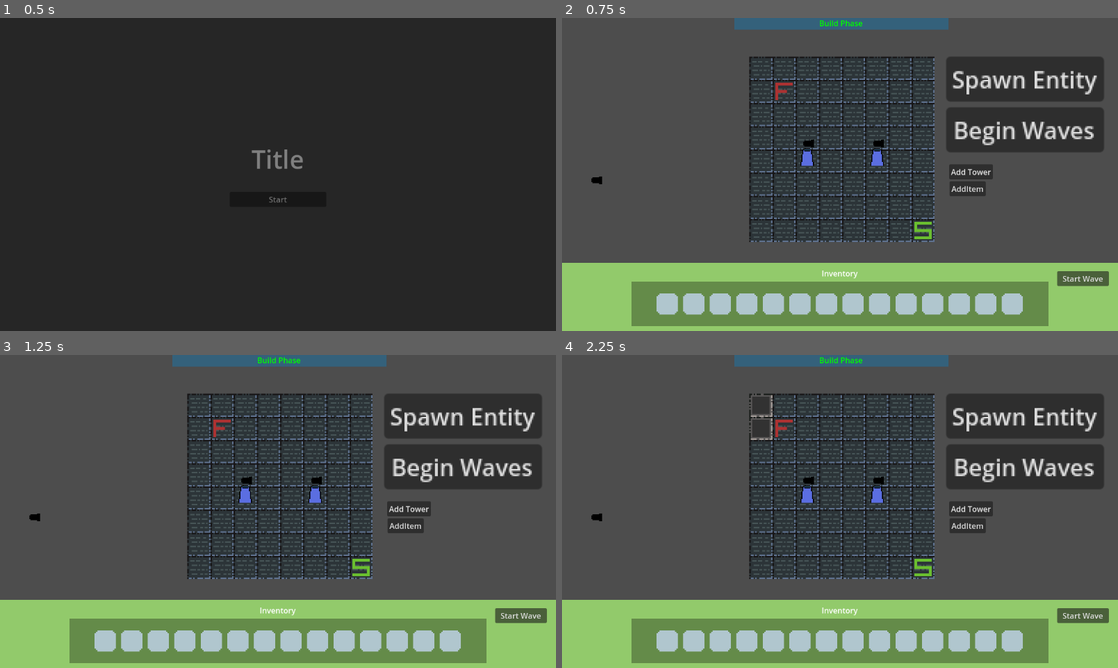
Above: before the commit, frames 1-4 (two rows, left to right).
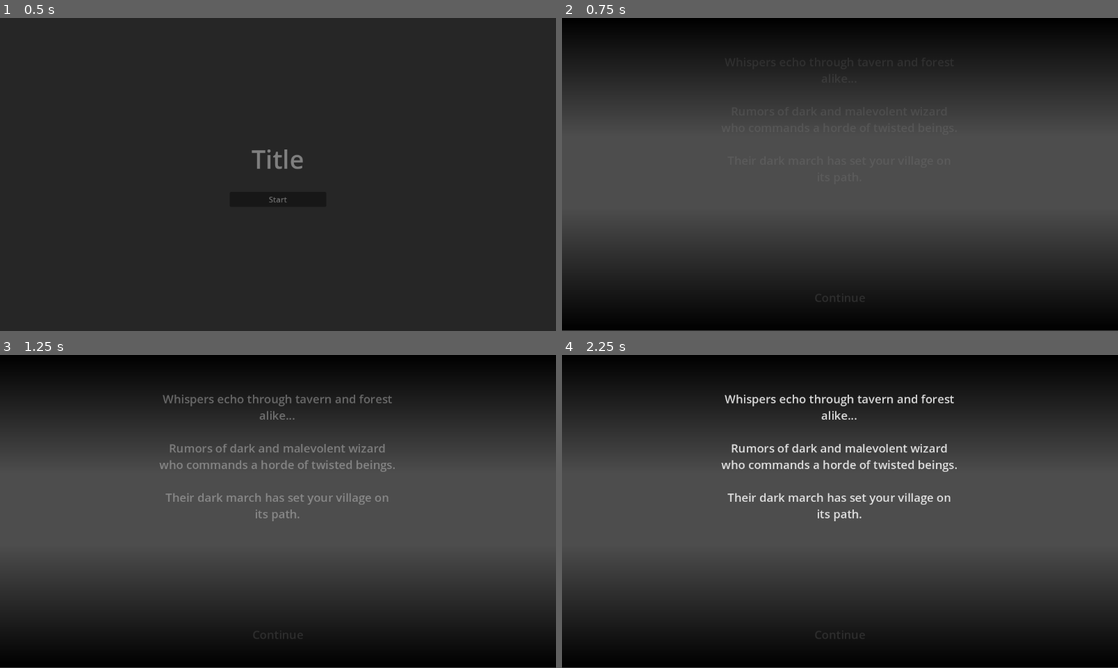
Above: after the commit, the same moments.

Repository: Shmupo/BrackeysGJ-TdGame
Game: Godot game, scene res://Scenes/MainMenu.tscn
Two runs of this game, one before a commit and one after it. Both use one fixed random seed, a clock stepped at 60 frames per second and the inputs below. This scene is started directly instead of the project's main scene.
Inputs (mouse positions are in pixels of both pictures, inside the frame that each line leads up to):
- Up to frame 1 (0.5 s): no input
- Up to frame 2 (0.75 s): click "Start" at 0.5 s
- Up to frame 3 (1.25 s): no input
- Up to frame 4 (2.25 s): click (762, 405) at 1.27 s; click (762, 426) at 2.02 s

Frame 1 is identical in both runs. In frame 2, 60% of the frame differs, in the area x 0-100%, y 0-100%; in frame 3, 60%; in frame 4, 60%.

Commit message:
Added story text screen, Black Screen Transitions

Diff:
--- /dev/null
+++ b/Scenes/Components/DisappearingBlackScreen.tscn
@@ -0,0 +1,9 @@
+[gd_scene load_steps=2 format=3 uid="uid://vucdetswbjmi"]
+
+[ext_resource type="Script" path="res://Scripts/UIMenus/DisappearingBlackScreen.gd" id="1_l3xds"]
+
+[node name="DisappearingBlackScreen" type="ColorRect"]
+offset_right = 1152.0
+offset_bottom = 648.0
+color = Color(0, 0, 0, 1)
+script = ExtResource("1_l3xds")
--- a/Scenes/Components/TutorialUI.tscn
+++ b/Scenes/Components/TutorialUI.tscn
@@ -1,16 +1,42 @@
-[gd_scene load_steps=2 format=3 uid="uid://hesw7o41aud4"]
+[gd_scene load_steps=14 format=3 uid="uid://hesw7o41aud4"]
 
 [ext_resource type="Script" path="res://Scripts/UIMenus/TutorialUI.gd" id="1_1wodi"]
+
+[sub_resource type="Gradient" id="Gradient_erlnf"]
+offsets = PackedFloat32Array(0.181818, 1)
+colors = PackedColorArray(0, 0, 0, 1, 0, 0, 0, 0)
+
+[sub_resource type="GradientTexture1D" id="GradientTexture1D_kqsgx"]
+gradient = SubResource("Gradient_erlnf")
+
+[sub_resource type="StyleBoxEmpty" id="StyleBoxEmpty_2cihf"]
+
+[sub_resource type="StyleBoxEmpty" id="StyleBoxEmpty_rxfms"]
+
+[sub_resource type="StyleBoxEmpty" id="StyleBoxEmpty_cxlma"]
+
+[sub_resource type="StyleBoxEmpty" id="StyleBoxEmpty_j62bw"]
+
+[sub_resource type="StyleBoxEmpty" id="StyleBoxEmpty_58njf"]
+
+[sub_resource type="StyleBoxEmpty" id="StyleBoxEmpty_gjoix"]
+
+[sub_resource type="StyleBoxEmpty" id="StyleBoxEmpty_w8wdq"]
+
+[sub_resource type="StyleBoxFlat" id="StyleBoxFlat_c0fm0"]
+
+[sub_resource type="StyleBoxFlat" id="StyleBoxFlat_cldi6"]
+
+[sub_resource type="StyleBoxFlat" id="StyleBoxFlat_jmt4j"]
+bg_color = Color(1, 1, 1, 1)
 
 [node name="TutorialUi" type="Node2D"]
 script = ExtResource("1_1wodi")
 
-[node name="ColorRect" type="ColorRect" parent="."]
-offset_left = 1.0
-offset_top = 40.0
-offset_right = 343.0
-offset_bottom = 649.0
-color = Color(0, 0, 0, 1)
+[node name="BgSprite2D" type="Sprite2D" parent="."]
+position = Vector2(171.25, 40)
+scale = Vector2(1.33398, 608)
+texture = SubResource("GradientTexture1D_kqsgx")
 
 [node name="ShowButton" type="Button" parent="."]
 offset_left = 2.0
@@ -25,6 +51,13 @@
 offset_right = 343.0
 offset_bottom = 649.0
 theme_override_constants/outline_size = 6
+theme_override_styles/tab_focus = SubResource("StyleBoxEmpty_2cihf")
+theme_override_styles/tab_disabled = SubResource("StyleBoxEmpty_rxfms")
+theme_override_styles/tabbar_background = SubResource("StyleBoxEmpty_cxlma")
+theme_override_styles/panel = SubResource("StyleBoxEmpty_j62bw")
+theme_override_styles/tab_selected = SubResource("StyleBoxEmpty_58njf")
+theme_override_styles/tab_hovered = SubResource("StyleBoxEmpty_gjoix")
+theme_override_styles/tab_unselected = SubResource("StyleBoxEmpty_w8wdq")
 current_tab = 0
 tabs_visible = false
 
@@ -170,19 +203,25 @@
 
 Make sure you have placed your towers and paths carefully - you cannot change these while the wave is active."
 fit_content = true
-
-[node name="PreviousButton" type="Button" parent="."]
-offset_left = 14.0
-offset_top = 589.0
-offset_right = 109.0
-offset_bottom = 634.0
-text = "Previous"
 
 [node name="NextButton" type="Button" parent="."]
 offset_left = 232.0
 offset_top = 589.0
 offset_right = 328.0
 offset_bottom = 633.0
+theme_override_colors/font_hover_pressed_color = Color(0, 0, 0, 1)
+theme_override_colors/font_hover_color = Color(0, 0, 0, 1)
+theme_override_colors/font_pressed_color = Color(0, 0, 0, 1)
+theme_override_colors/font_focus_color = Color(0, 0, 0, 1)
+theme_override_colors/font_color = Color(0, 0, 0, 1)
+theme_override_colors/font_outline_color = Color(0, 0, 0, 1)
+theme_override_colors/icon_normal_color = Color(0, 0, 0, 1)
+theme_override_colors/icon_focus_color = Color(0, 0, 0, 1)
+theme_override_colors/icon_pressed_color = Color(0, 0, 0, 1)
+theme_override_colors/icon_hover_pressed_color = Color(0, 0, 0, 1)
+theme_override_styles/hover = SubResource("StyleBoxFlat_c0fm0")
+theme_override_styles/pressed = SubResource("StyleBoxFlat_cldi6")
+theme_override_styles/normal = SubResource("StyleBoxFlat_jmt4j")
 text = "Next"
 
 [node name="TabCount" type="RichTextLabel" parent="."]
@@ -192,3 +231,23 @@
 offset_bottom = 631.0
 bbcode_enabled = true
 text = "[center]1/4"
+
+[node name="PreviousButton" type="Button" parent="."]
+offset_left = 18.0
+offset_top = 589.0
+offset_right = 114.0
+offset_bottom = 633.0
+theme_override_colors/font_hover_pressed_color = Color(0, 0, 0, 1)
+theme_override_colors/font_hover_color = Color(0, 0, 0, 1)
+theme_override_colors/font_pressed_color = Color(0, 0, 0, 1)
+theme_override_colors/font_focus_color = Color(0, 0, 0, 1)
+theme_override_colors/font_color = Color(0, 0, 0, 1)
+theme_override_colors/font_outline_color = Color(0, 0, 0, 1)
+theme_override_colors/icon_normal_color = Color(0, 0, 0, 1)
+theme_override_colors/icon_focus_color = Color(0, 0, 0, 1)
+theme_override_colors/icon_pressed_color = Color(0, 0, 0, 1)
+theme_override_colors/icon_hover_pressed_color = Color(0, 0, 0, 1)
+theme_override_styles/hover = SubResource("StyleBoxFlat_c0fm0")
+theme_override_styles/pressed = SubResource("StyleBoxFlat_cldi6")
+theme_override_styles/normal = SubResource("StyleBoxFlat_jmt4j")
+text = "Previous"
--- /dev/null
+++ b/Scenes/StoryTextDisplay.tscn
@@ -0,0 +1,108 @@
+[gd_scene load_steps=10 format=3 uid="uid://dce5huy53ymcd"]
+
+[ext_resource type="Script" path="res://Scripts/StoryTextDisplay/StoryTextDisplay.gd" id="1_l21ns"]
+
+[sub_resource type="Gradient" id="Gradient_26du5"]
+colors = PackedColorArray(0, 0, 0, 1, 0, 0, 0, 0)
+
+[sub_resource type="GradientTexture1D" id="GradientTexture1D_d8g1s"]
+gradient = SubResource("Gradient_26du5")
+
+[sub_resource type="StyleBoxEmpty" id="StyleBoxEmpty_sye2d"]
+
+[sub_resource type="StyleBoxEmpty" id="StyleBoxEmpty_qutgp"]
+
+[sub_resource type="StyleBoxEmpty" id="StyleBoxEmpty_2w84t"]
+
+[sub_resource type="StyleBoxEmpty" id="StyleBoxEmpty_g236h"]
+
+[sub_resource type="StyleBoxEmpty" id="StyleBoxEmpty_2jr26"]
+
+[sub_resource type="StyleBoxEmpty" id="StyleBoxEmpty_yar5w"]
+
+[node name="StoryTextDisplay" type="Node2D"]
+script = ExtResource("1_l21ns")
+
+[node name="BgTop" type="Sprite2D" parent="."]
+position = Vector2(1154.24, 121.997)
+rotation = 1.5708
+scale = Vector2(0.960917, 1156.43)
+texture = SubResource("GradientTexture1D_d8g1s")
+
+[node name="BgTop2" type="Sprite2D" parent="."]
+position = Vector2(-2, 519.568)
+rotation = -1.5708
+scale = Vector2(0.988789, 1156.43)
+texture = SubResource("GradientTexture1D_d8g1s")
+
+[node name="MarginContainer" type="MarginContainer" parent="."]
+offset_left = -1.0
+offset_right = 1152.0
+offset_bottom = 648.0
+
+[node name="VBoxContainer" type="VBoxContainer" parent="MarginContainer"]
+custom_minimum_size = Vector2(500, 500)
+layout_mode = 2
+size_flags_horizontal = 4
+size_flags_vertical = 4
+theme_override_constants/separation = 20
+
+[node name="RichTextLabel" type="RichTextLabel" parent="MarginContainer/VBoxContainer"]
+layout_mode = 2
+size_flags_vertical = 3
+theme_override_font_sizes/normal_font_size = 24
+bbcode_enabled = true
+text = "[center]Whispers echo through tavern and forest alike...
+
+Rumors of dark and malevolent wizard who commands a horde of twisted beings.
+
+Their dark march has set your village on its path.
+
+
+
+"
+
+[node name="RichTextLabel2" type="RichTextLabel" parent="MarginContainer/VBoxContainer"]
+visible = false
+layout_mode = 2
+size_flags_vertical = 3
+theme_override_font_sizes/normal_font_size = 24
+bbcode_enabled = true
+text = "[center]The people of the village have largely disregarded these rumors.
+
+The last wizard was said to have been slain hundreds of years ago."
+
+[node name="RichTextLabel3" type="RichTextLabel" parent="MarginContainer/VBoxContainer"]
+visible = false
+layout_mode = 2
+size_flags_vertical = 3
+theme_override_font_sizes/normal_font_size = 24
+bbcode_enabled = true
+text = "[center]Now, their ignorance is about to exact a heavy toll, for the dark forces are stirring, and your village will be the first to face it's wrath..."
+
+[node name="CenterContainer" type="CenterContainer" parent="."]
+offset_top = 514.0
+offset_right = 1153.0
+offset_bottom = 645.0
+
+[node name="ContinueButton" type="Button" parent="CenterContainer"]
+layout_mode = 2
+theme_override_colors/font_disabled_color = Color(0.180005, 0.180005, 0.180005, 1)
+theme_override_colors/font_hover_color = Color(0.281187, 0.281187, 0.281187, 1)
+theme_override_colors/font_pressed_color = Color(0.476841, 0.644696, 1, 1)
+theme_override_colors/font_color = Color(1, 1, 1, 1)
+theme_override_font_sizes/font_size = 24
+theme_override_styles/focus = SubResource("StyleBoxEmpty_sye2d")
+theme_override_styles/disabled = SubResource("StyleBoxEmpty_qutgp")
+theme_override_styles/hover_pressed = SubResource("StyleBoxEmpty_2w84t")
+theme_override_styles/hover = SubResource("StyleBoxEmpty_g236h")
+theme_override_styles/pressed = SubResource("StyleBoxEmpty_2jr26")
+theme_override_styles/normal = SubResource("StyleBoxEmpty_yar5w")
+text = "Continue"
+
+[node name="ColorRect" type="ColorRect" parent="."]
+top_level = true
+offset_right = 1152.0
+offset_bottom = 648.0
+mouse_filter = 2
+color = Color(0, 0, 0, 0)
--- a/Scenes/TestScene.tscn
+++ b/Scenes/TestScene.tscn
@@ -11,10 +11,11 @@
 [ext_resource type="PackedScene" uid="uid://dxoe2uolv22kf" path="res://Scenes/Components/Waves/wave_manager.tscn" id="8_sb82m"]
 [ext_resource type="PackedScene" uid="uid://hesw7o41aud4" path="res://Scenes/Components/TutorialUI.tscn" id="9_olebs"]
 [ext_resource type="PackedScene" uid="uid://baej7fheqkfj2" path="res://Scenes/Components/Waves/standard_wave.tscn" id="9_yhh74"]
-[ext_resource type="Script" path="res://Scripts/TowerSpawner.gd" id="12_qrfwb"]
-[ext_resource type="Script" path="res://Scripts/ItemSpawner.gd" id="13_a0fh0"]
+[ext_resource type="Script" path="res://Scripts/Tower/TowerSpawner.gd" id="12_qrfwb"]
+[ext_resource type="Script" path="res://Scripts/ModItem/ItemSpawner.gd" id="13_a0fh0"]
 [ext_resource type="PackedScene" uid="uid://cdjrx5xcw1h82" path="res://Scenes/Components/PhaseBarUI.tscn" id="14_v56gd"]
 [ext_resource type="Script" path="res://Scripts/UIMenus/StartWaveButton.gd" id="15_p0fe1"]
+[ext_resource type="PackedScene" uid="uid://vucdetswbjmi" path="res://Scenes/Components/DisappearingBlackScreen.tscn" id="16_exn7v"]
 
 [sub_resource type="TileSetAtlasSource" id="TileSetAtlasSource_73egr"]
 texture = ExtResource("2_e1nrq")
@@ -88,7 +89,6 @@
 position = Vector2(69, -171)
 
 [node name="TutorialUi" parent="." instance=ExtResource("9_olebs")]
-visible = false
 
 [node name="WaveManager" parent="." instance=ExtResource("8_sb82m")]
 unique_name_in_owner = true
@@ -130,6 +130,8 @@
 text = "Start Wave"
 script = ExtResource("15_p0fe1")
 
+[node name="DisappearingBlackScreen" parent="." instance=ExtResource("16_exn7v")]
+
 [connection signal="pressed" from="UserInteractableTileMapLayer/VBoxContainer/StartWaveButton" to="WaveManager" method="begin_waves"]
 [connection signal="button_up" from="AddTowerButton" to="TowerSpawner" method="_on_add_tower_button_button_up"]
 [connection signal="button_up" from="AddItemButton" to="ItemSpawner" method="_on_add_item_button_button_up"]
--- /dev/null
+++ b/Scripts/StoryTextDisplay/StoryTextDisplay.gd
@@ -0,0 +1,64 @@
+extends Node
+
+@onready var displayLabels: Array = [
+	$MarginContainer/VBoxContainer/RichTextLabel,
+	$MarginContainer/VBoxContainer/RichTextLabel2,
+	$MarginContainer/VBoxContainer/RichTextLabel3,
+]
+
+var displayIdx: int = 0
+var currentLabel: RichTextLabel
+var displaying: bool = false
+var darkening: bool = false
+var fade_speed: float = 0.5
+@onready var continueButton: Button = $CenterContainer/ContinueButton
+@onready var blackoutSquare: ColorRect = $ColorRect
+
+
+func _ready() -> void:
+	continueButton.disabled = true
+	continueButton.button_up.connect(onPressContinue)
+	displayNext()
+
+
+func displayNext() -> void:
+	if displayIdx < displayLabels.size():
+		currentLabel = displayLabels[displayIdx]
+		currentLabel.show()
+		currentLabel.self_modulate = Color(1, 1, 1, 0)
+		displaying = true
+		continueButton.disabled = true
+	else:
+		darkening = true
+
+
+func goToMainSceneDelayed() -> void:
+	await get_tree().create_timer(1).timeout
+	get_tree().change_scene_to_file("res://Scenes/TestScene.tscn")
+
+
+func onPressContinue() -> void:
+	if not displaying:
+		currentLabel.hide()
+		displayIdx += 1
+		displayNext()
+
+
+func _process(delta: float) -> void:
+	if displaying:
+		# Gradually increase the alpha value
+		var new_alpha = clamp(currentLabel.self_modulate.a + fade_speed * delta, 0.0, 1.0)
+		currentLabel.self_modulate = Color(1, 1, 1, new_alpha)
+
+		# Check if fully opaque
+		if new_alpha >= 1.0:
+			displaying = false # Stop fading
+			continueButton.disabled = false # Re-enable continue button
+	if darkening:
+		var new_alpha = clamp(blackoutSquare.color.a + delta, 0.0, 1.0)
+		var new_color = blackoutSquare.color
+		new_color.a = new_alpha
+		blackoutSquare.color = new_color
+		print(blackoutSquare.color.a)
+		if (blackoutSquare.color.a == 1.0): # trigger change to main scene when fully dark
+			goToMainSceneDelayed()
--- /dev/null
+++ b/Scripts/UIMenus/DisappearingBlackScreen.gd
@@ -0,0 +1,21 @@
+extends ColorRect
+
+# Exported variables to adjust transparency speed and initial visibility
+@export var fade_duration: float = 2.0  # Time in seconds to fully fade out
+@export var initial_visibility: bool = true
+
+# Internal variables
+var _fade_timer: float = 0.0
+
+func _ready() -> void:
+	visible = initial_visibility
+	modulate.a = 1.0
+
+# Called every frame
+func _process(delta: float) -> void:
+	if modulate.a > 0:
+		_fade_timer += delta
+		modulate.a = max(0.0, 1.0 - _fade_timer / fade_duration)
+
+		if modulate.a == 0:
+			queue_free()
--- a/Scripts/UIMenus/MainMenu.gd
+++ b/Scripts/UIMenus/MainMenu.gd
@@ -8,10 +8,10 @@
 	blackoutSquare.color = Color.BLACK
 
 func onStartPressed() -> void:
-	get_tree().change_scene_to_file("res://Scenes/TestScene.tscn")
+	get_tree().change_scene_to_file("res://Scenes/StoryTextDisplay.tscn")
 
 func _process(delta: float) -> void:
-	var new_alpha = clamp(blackoutSquare.color.a - 1 * delta, 0.0, 255.0) # alpha is between 0 and 1
+	var new_alpha = clamp(blackoutSquare.color.a - 1 * delta, 0.0, 255.0)
 	var new_color = blackoutSquare.color
 	new_color.a = new_alpha
 	blackoutSquare.color = new_color
--- a/Scripts/UIMenus/TutorialUI.gd
+++ b/Scripts/UIMenus/TutorialUI.gd
@@ -5,7 +5,7 @@
 @onready var prevButton: Button = $PreviousButton
 @onready var pageLabel: RichTextLabel = $TabCount
 @onready var showTutorialButton: Button = $ShowButton
-@onready var bgRect: ColorRect = $ColorRect
+@onready var bgRect: Sprite2D = $BgSprite2D
 
 func _ready() -> void:
 	nextButton.button_up.connect(onPressNext)
Not shown: 1 places in Scenes/TestScene.tscn that only renumber resources
Renamed: Scripts/ItemSpawner.gd -> Scripts/ModItem/ItemSpawner.gd
Renamed: Scripts/TowerSpawner.gd -> Scripts/Tower/TowerSpawner.gd
